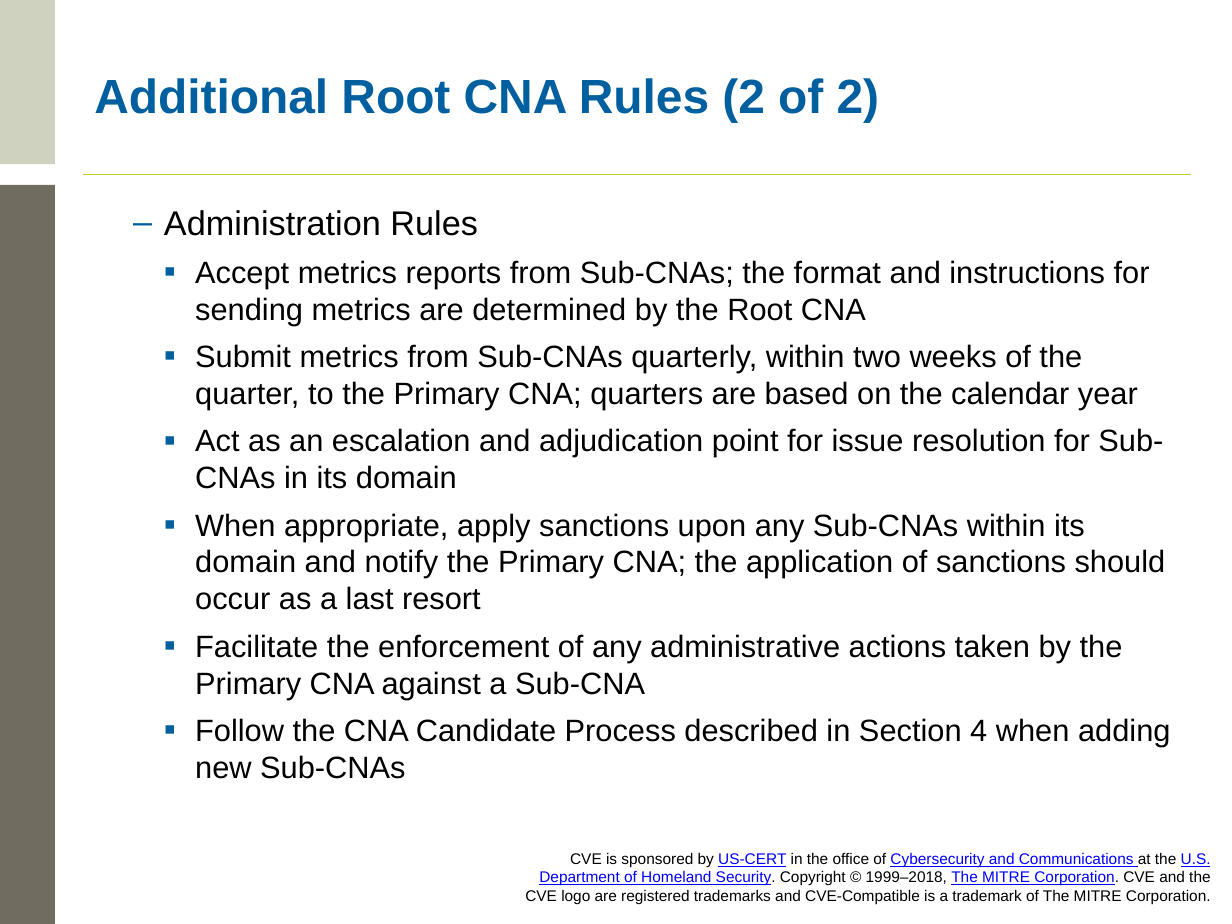
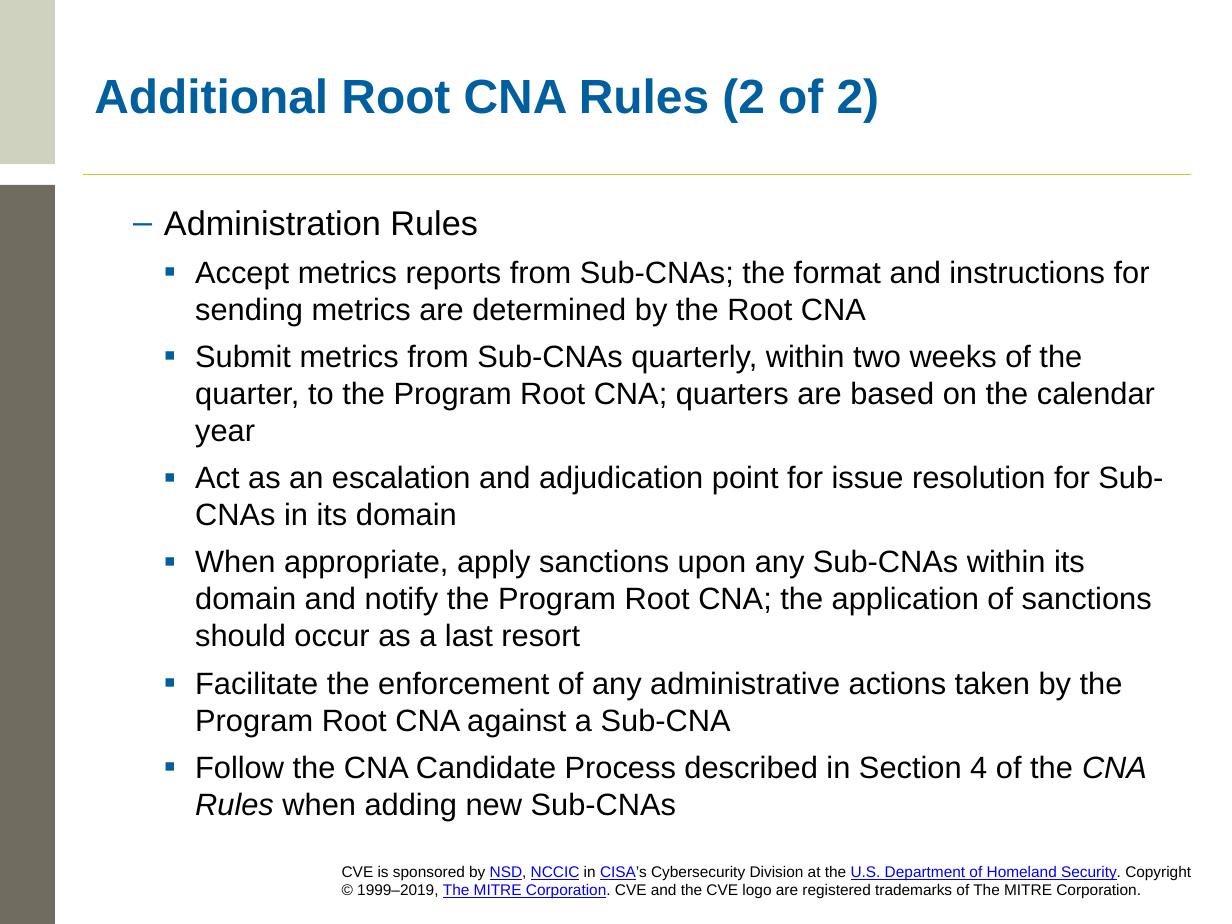
Before and after one commit to CVEProject/cveproject.github.io, a slide deck: slide 37 of docs/cna/Becoming a CNA.pptx. Drawn at 1232x924 pixels with LibreOffice and Linux fonts; fonts in the diff are those of the drawing; background and template pictures are left out. Boxes give left, top, right and bottom in pixels: in the first picture for what was removed or moved away, otherwise in the second. Text is boxed around its words. In the diff, an @@ line names an element or a change of style, - is before the commit and + after.

```diff
--- a/docs/cna/Becoming a CNA.pptx
+++ b/docs/cna/Becoming a CNA.pptx
@@ text at (195, 344, 1155, 447): text changed @@
-    ▪ Submit metrics from Sub-CNAs quarterly, within two weeks of the quarter, to the Primary CNA; quarters are based on the calendar year
+    ▪ Submit metrics from Sub-CNAs quarterly, within two weeks of the quarter, to the Program Root CNA; quarters are based on the calendar year
@@ text at (195, 549, 1152, 820): text changed @@
-    ▪ When appropriate, apply sanctions upon any Sub-CNAs within its domain and notify the Primary CNA; the application of sanctions should occur as a last resort
-    ▪ Facilitate the enforcement of any administrative actions taken by the Primary CNA against a Sub-CNA
-    ▪ Follow the CNA Candidate Process described in Section 4 when adding new Sub-CNAs
+    ▪ When appropriate, apply sanctions upon any Sub-CNAs within its domain and notify the Program Root CNA; the application of sanctions should occur as a last resort
+    ▪ Facilitate the enforcement of any administrative actions taken by the Program Root CNA against a Sub-CNA
+    ▪ Follow the CNA Candidate Process described in Section 4 of the CNA Rules when adding new Sub-CNAs
@@ text at (342, 865, 1191, 899): text changed @@
-CVE is sponsored by US-CERT in the office of Cybersecurity and Communications at the U.S. Department of Homeland Security. Copyright © 1999–2018, The MITRE Corporation. CVE and the CVE logo are registered trademarks and CVE-Compatible is a trademark of The MITRE Corporation.
+CVE is sponsored by NSD, NCCIC in CISA’s Cybersecurity Division at the U.S. Department of Homeland Security. Copyright © 1999–2019, The MITRE Corporation. CVE and the CVE logo are registered trademarks of The MITRE Corporation.
```
Also in this commit, not shown: 39 other slides changed.
